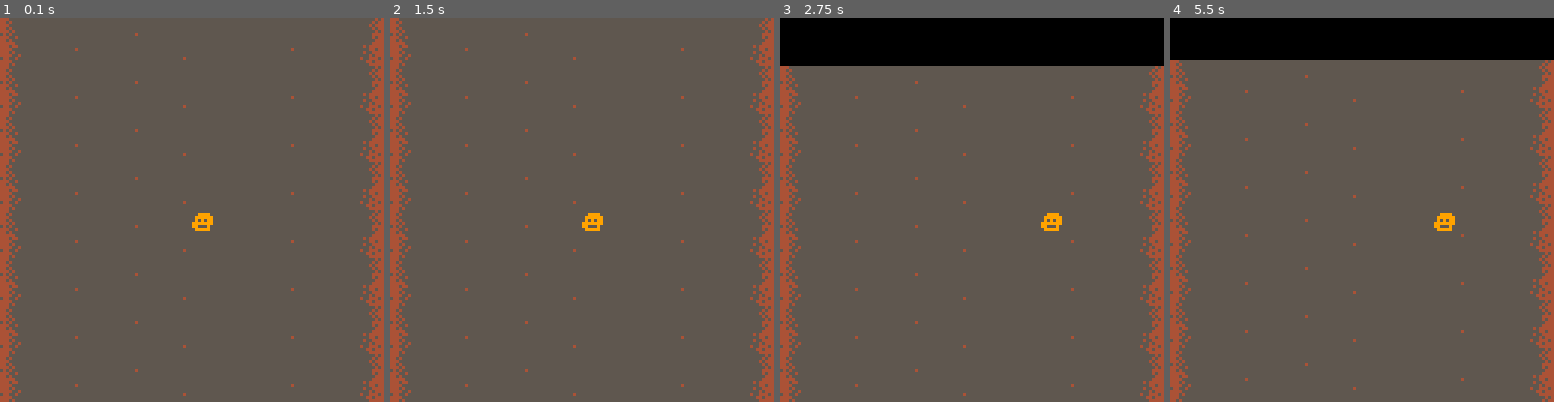
Above: before the commit, frames 1-4 (left to right).
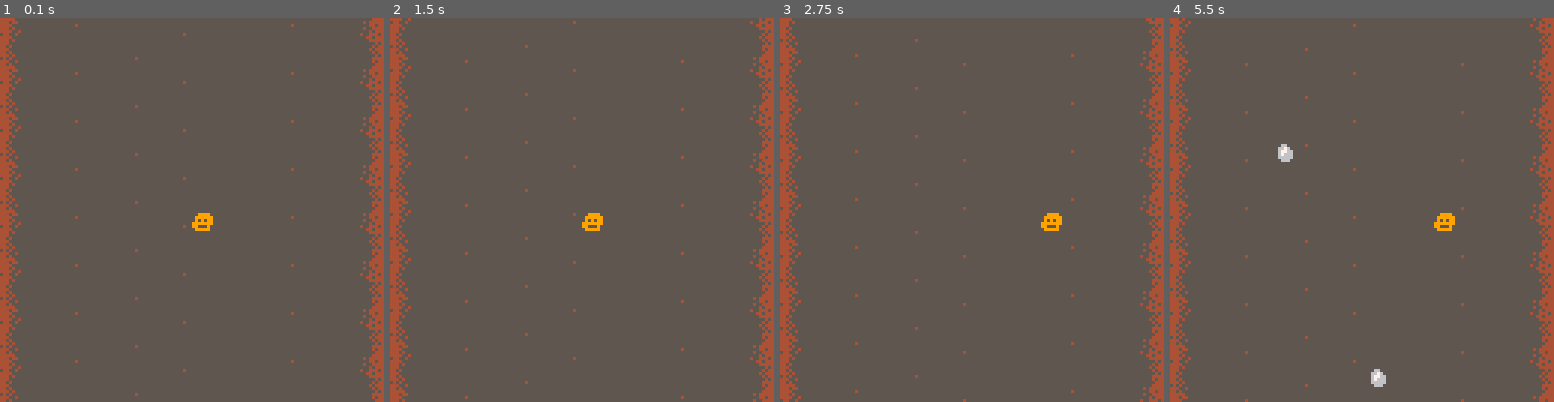
Above: after the commit, the same moments.

Repository: westonkd/bridge4
Game: PICO-8 cartridge bridge4.p8
Same seed, same stepped clock (60 frames per second), same inputs: the game is played once before the commit and once after it.
Inputs:
- Up to frame 1 (0.1 s): no input
- Up to frame 2 (1.5 s): no input
- Up to frame 3 (2.75 s): hold Right 1.6-2.1 s; hold Up 2.15-2.42 s; hold Right from 2.47 s (still down)
- Up to frame 4 (5.5 s): release Right at 3.03 s; hold Left 3.08-3.58 s; hold Down 3.63-3.97 s; hold Right 4.02-4.68 s; hold Up 4.73-5.03 s; hold Left from 5.08 s (still down)

The runs differ from the first frame. In frame 1, 4.4% of the frame differs, in the area x 1-100%, y 0-100%; in frame 2, 3.3%; in frame 3, 15%, in the area x 0-100%, y 0-100%; in frame 4, 14%.

Commit message:
auto scroll

Diff:
--- a/bridge4.p8
+++ b/bridge4.p8
@@ -5,10 +5,10 @@
 mapconstruct=function(x,y,level)
   local obj={}
   obj.position={x=x, y=y}
-  obj.level=level or 0.0001
+  obj.level=level or 0.0002
   obj.update=function(this)
-    if (btn(2)) this.position.y += 2
-    if (btn(3)) this.position.y -= 2
+    if (btn(2)) this.position.y += 1
+    this.position.y -= 2
   end
 
   obj.draw=function(this)
@@ -20,6 +20,7 @@
 
   obj.drawstone=function(this)
     if rnd(1) < this.level then
+      printh('adding object')
       add(objects, stoneconstruct(rnd(128),128))
     end
   end
@@ -30,8 +31,8 @@
   local obj={}
   obj.position={x=x, y=y}
   obj.update=function(this)
-    if (btn(2)) this.position.y += 2
-    if (btn(3)) this.position.y -= 2
+    if (btn(2)) this.position.y += 1
+    this.position.y -= 2
   end
 
   obj.draw=function(this)
